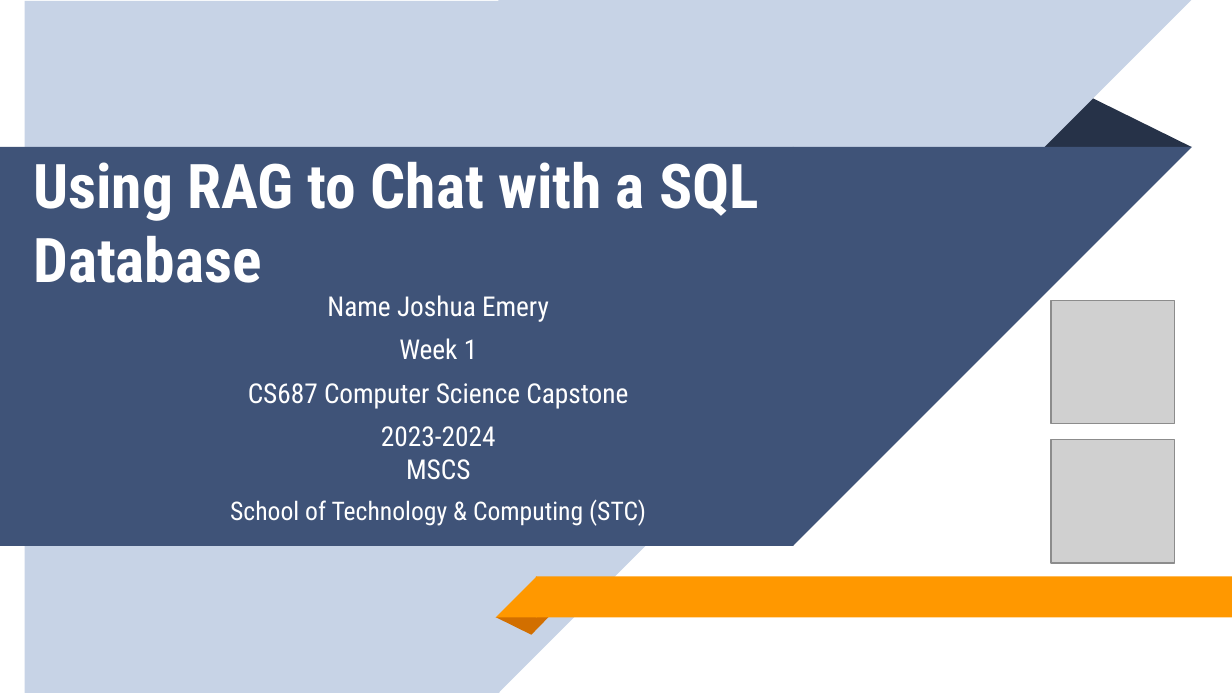
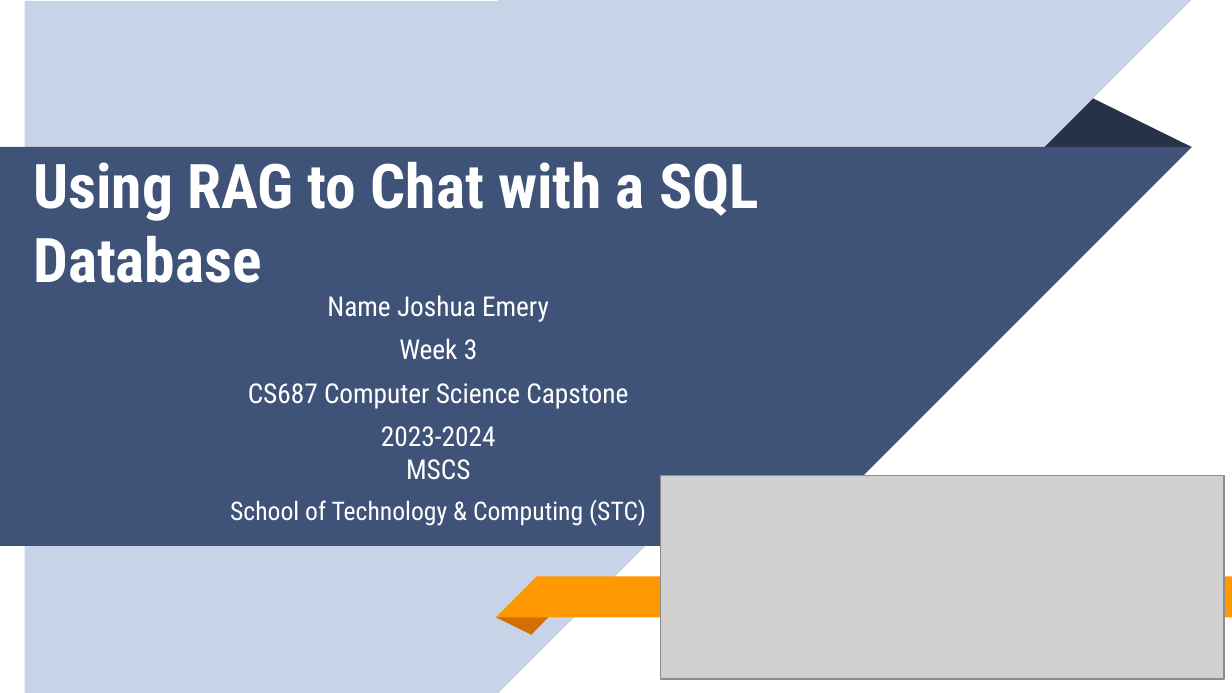
Before and after one commit to JoshuaEmery/687.1-Learning_Rag, a slide deck: slide 1 of Week1/CS 687 Capstone Presentation Template.pptx. Drawn at 1232x693 pixels with LibreOffice and Linux fonts; fonts in the diff are those of the drawing; grey boxes stand for pictures; background and template pictures are left out. Boxes give left, top, right and bottom in pixels: in the first picture for what was removed or moved away, otherwise in the second. Text is boxed around its words. In the diff, an @@ line names an element or a change of style, - is before the commit and + after.

```diff
--- a/Week1/CS 687 Capstone Presentation Template.pptx
+++ b/Week1/CS 687 Capstone Presentation Template.pptx
@@ picture removed at (1051,301,1174,424) @@
@@ text at (399,338,477,360): text changed @@
-Week 1
+Week 3
@@ picture removed at (1051,440,1174,563) @@
@@ picture added at (660,476,1225,679) @@
```
Also in this commit, not shown: 2 slides added, 7 other files.
